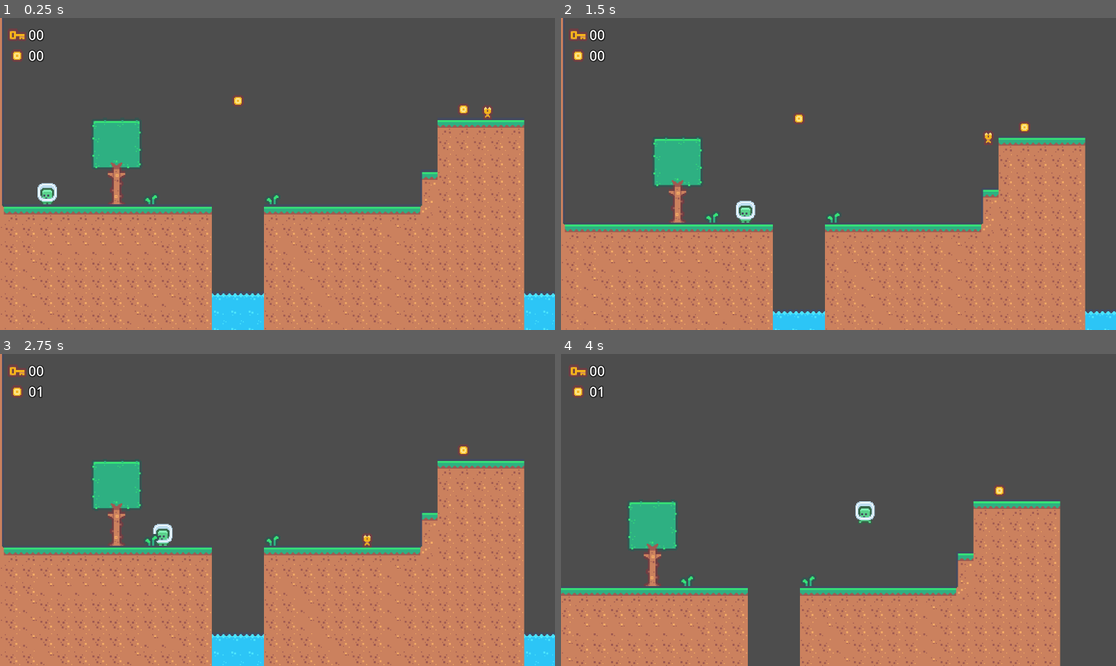
Above: before the commit, frames 1-4 (two rows, left to right).
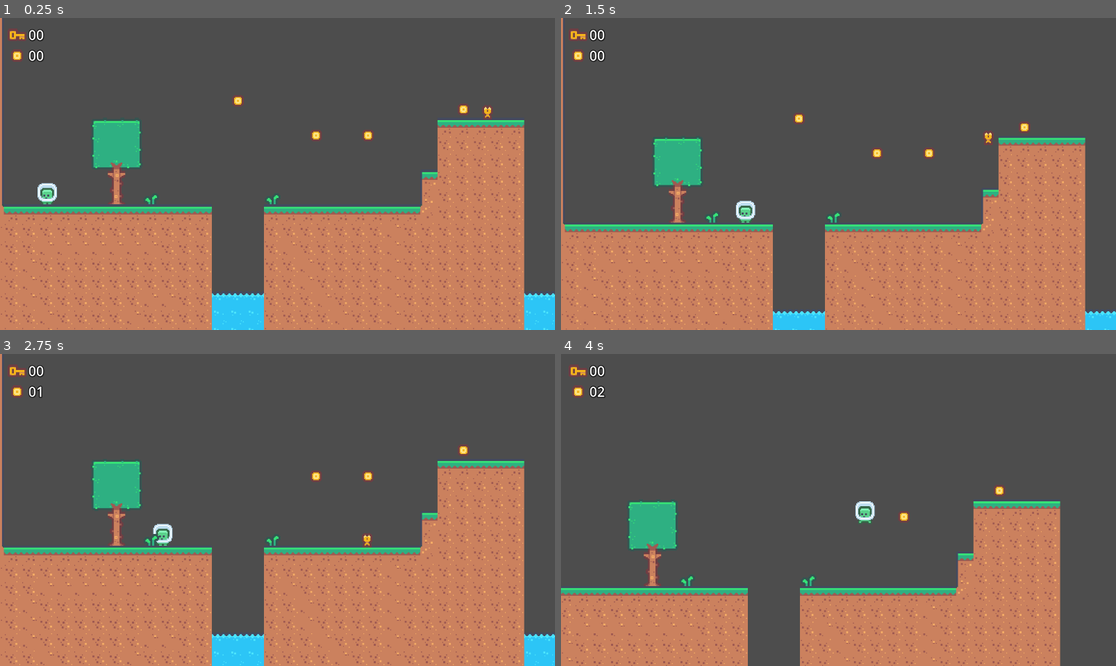
Above: after the commit, the same moments.

Repository: Ruellia42/eus2425
Game: Godot game, scene res://lessons/lesson3/level02.tscn
Same seed, same stepped clock (60 frames per second), same inputs: the game is played once before the commit and once after it.
Inputs:
- Up to frame 1 (0.25 s): no input
- Up to frame 2 (1.5 s): tap Enter (ui_accept) at 0.5, 0.77 s; hold Right (ui_right) from 0.53 s (still down)
- Up to frame 3 (2.75 s): tap Enter (ui_accept) at 1.52 s; release Right (ui_right) at 2.03 s; hold Left (ui_left) from 2.03 s (still down)
- Up to frame 4 (4 s): release Left (ui_left) at 2.78 s; hold Right (ui_right) from 2.78 s (still down); tap Enter (ui_accept) at 3.02, 3.77 s

The runs differ from the first frame. In frame 1, 0.1% of the frame differs, in the area x 55-68%, y 35-40%; in frame 2, 0.1%, in the area x 55-68%, y 41-46%; in frame 3, 0.1%; in frame 4, 0.1%.

Commit message:
feat: add key with sfx

Diff:
--- a/lessons/lesson3/key.tscn
+++ b/lessons/lesson3/key.tscn
@@ -1,19 +1,17 @@
-[gd_scene load_steps=8 format=3 uid="uid://h8luaqtc8151"]
+[gd_scene load_steps=7 format=3 uid="uid://h8luaqtc8151"]
 
 [ext_resource type="Script" path="res://scripts/key.gd" id="1_ajgg2"]
 [ext_resource type="Texture2D" uid="uid://x0x8c5hsh2vn" path="res://plugins/kenney_pixel-platformer/Tiles/tile_0027.png" id="1_vvf38"]
-[ext_resource type="AudioStream" uid="uid://c5n4p2a8svufg" path="res://audio/SFX_Coin.mp3" id="3_qiv6t"]
-[ext_resource type="AudioStream" uid="uid://cdap7ixsrp1et" path="res://audio/SFX_Jump.wav" id="4_odsvo"]
 
 [sub_resource type="CircleShape2D" id="CircleShape2D_d3jx0"]
 
-[sub_resource type="Animation" id="Animation_vcgww"]
+[sub_resource type="Animation" id="Animation_c1pry"]
 resource_name = "idle"
-length = 2.00001
-loop_mode = 1
+length = 2.0
+loop_mode = 2
 tracks/0/type = "value"
 tracks/0/imported = false
-tracks/0/enabled = false
+tracks/0/enabled = true
 tracks/0/path = NodePath("Visual:position")
 tracks/0/interp = 1
 tracks/0/loop_wrap = true
@@ -23,58 +21,32 @@
 "update": 0,
 "values": [Vector2(0, 0), Vector2(0, -4), Vector2(0, 0)]
 }
-tracks/1/type = "bezier"
-tracks/1/imported = false
-tracks/1/enabled = false
-tracks/1/path = NodePath("Visual:position:x")
-tracks/1/interp = 1
-tracks/1/loop_wrap = true
-tracks/1/keys = {
-"handle_modes": PackedInt32Array(),
-"points": PackedFloat32Array(),
-"times": PackedFloat32Array()
+
+[sub_resource type="Animation" id="Animation_xjnvr"]
+length = 0.001
+tracks/0/type = "value"
+tracks/0/imported = false
+tracks/0/enabled = true
+tracks/0/path = NodePath("Visual:position")
+tracks/0/interp = 1
+tracks/0/loop_wrap = true
+tracks/0/keys = {
+"times": PackedFloat32Array(0),
+"transitions": PackedFloat32Array(1),
+"update": 0,
+"values": [Vector2(0, 0)]
 }
-tracks/2/type = "bezier"
-tracks/2/imported = false
-tracks/2/enabled = true
-tracks/2/path = NodePath("Visual:position:y")
-tracks/2/interp = 1
-tracks/2/loop_wrap = true
-tracks/2/keys = {
-"handle_modes": PackedInt32Array(0, 3, 3),
-"points": PackedFloat32Array(0, -0.25, 0, 0.685766, -0.0360128, -4, -0.233254, 0.0380359, 0.233254, -0.0380359, 0, -0.249581, 0, 0.249581, 0),
-"times": PackedFloat32Array(0, 0.998326, 1.99665)
-}
-tracks/3/type = "audio"
-tracks/3/imported = false
-tracks/3/enabled = false
-tracks/3/path = NodePath("AudioStreamPlayer")
-tracks/3/interp = 1
-tracks/3/loop_wrap = true
-tracks/3/keys = {
-"clips": [{
-"end_offset": 1.4555,
-"start_offset": 0.0,
-"stream": ExtResource("3_qiv6t")
-}, {
-"end_offset": 0.0,
-"start_offset": 0.0,
-"stream": ExtResource("4_odsvo")
-}],
-"times": PackedFloat32Array(0.307895, 0.797727)
-}
-tracks/3/use_blend = true
 
-[sub_resource type="AnimationLibrary" id="AnimationLibrary_n68f7"]
+[sub_resource type="AnimationLibrary" id="AnimationLibrary_x6l4v"]
 _data = {
-"idle": SubResource("Animation_vcgww")
+"RESET": SubResource("Animation_xjnvr"),
+"idle": SubResource("Animation_c1pry")
 }
 
 [node name="Key" type="Area2D"]
 script = ExtResource("1_ajgg2")
 
 [node name="Visual" type="Sprite2D" parent="."]
-position = Vector2(0, -3.95572)
 texture = ExtResource("1_vvf38")
 
 [node name="CollisionShape2D" type="CollisionShape2D" parent="."]
@@ -82,10 +54,8 @@
 
 [node name="AnimationPlayer" type="AnimationPlayer" parent="."]
 libraries = {
-"": SubResource("AnimationLibrary_n68f7")
+"": SubResource("AnimationLibrary_x6l4v")
 }
 autoplay = "idle"
 
-[node name="AudioStreamPlayer" type="AudioStreamPlayer" parent="."]
-
 [connection signal="body_entered" from="." to="." method="_on_body_entered"]
--- /dev/null
+++ b/lessons/lesson3/key_w_fx.tscn
@@ -0,0 +1,13 @@
+[gd_scene load_steps=3 format=3 uid="uid://blpcgd8o3xq8n"]
+
+[ext_resource type="PackedScene" uid="uid://h8luaqtc8151" path="res://lessons/lesson3/key.tscn" id="1_h10hx"]
+[ext_resource type="AudioStream" uid="uid://c5n4p2a8svufg" path="res://audio/SFX_Coin.mp3" id="2_vc57d"]
+
+[node name="KeyWFx" type="Node2D"]
+
+[node name="Key" parent="." instance=ExtResource("1_h10hx")]
+
+[node name="AudioStreamPlayer3D" type="AudioStreamPlayer2D" parent="."]
+stream = ExtResource("2_vc57d")
+
+[connection signal="on_pickup" from="Key" to="AudioStreamPlayer3D" method="play"]
--- a/lessons/lesson3/level02.tscn
+++ b/lessons/lesson3/level02.tscn
@@ -83,6 +83,12 @@
 [node name="CoinWFx" parent="Coins" instance=ExtResource("8_w2vkg")]
 position = Vector2(261, 216)
 
+[node name="CoinWFx12" parent="Coins" instance=ExtResource("8_w2vkg")]
+position = Vector2(342, 252)
+
+[node name="CoinWFx13" parent="Coins" instance=ExtResource("8_w2vkg")]
+position = Vector2(396, 252)
+
 [node name="CoinWFx2" parent="Coins" instance=ExtResource("8_w2vkg")]
 position = Vector2(495, 225)
 
--- a/scripts/key.gd
+++ b/scripts/key.gd
@@ -5,6 +5,6 @@
 func _on_body_entered(body):
 	if body is Avatar:
 		body = body as Avatar
+		on_pickup.emit()
 		body.add_key()
-		on_pickup.emit()
 		queue_free()
